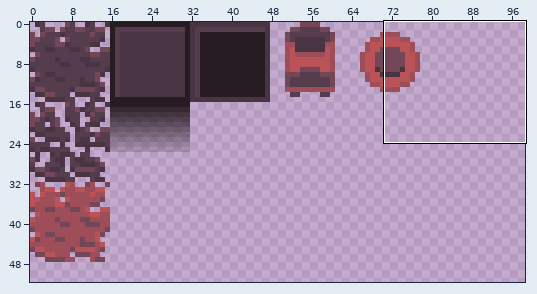
Two versions of one sprite sheet, DontLetGo/Content/Textures/Tiles.png. The picture above shows the old version from afar; the outline marks the close-up.
Close-up. As it was:
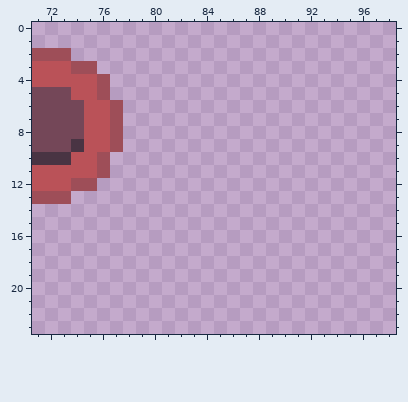
The file is 128x128 pixels. Pixels under 10% opacity are left out. Shown: x 71..98, y 0..23. The wide view leaves out empty margins.
Now the later version:
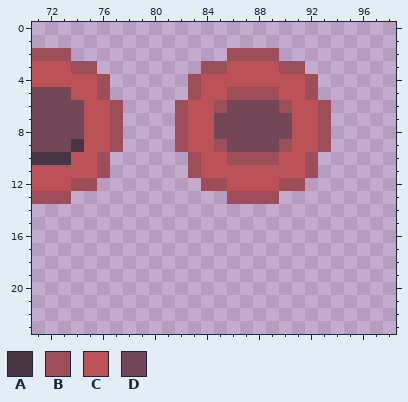
Palette (. is transparent): A #493443  B #9e4e58  C #ba5258  D #744758
Diff:
Changed rows in their new state; - is an unchanged pixel.
first column x 82:
 2 ----BBBB----
 3 --BBCCCCBB--
 4 -BCCCCCCCCB-
 5 -BCCBBBBCCB-
 6 BCCBDDDDBCCB
 7 BCCDDDDDDCCB
 8 BCCDDDDDDCCB
 9 BCCBDDDDBCCB
10 -BCCBBBBCCB-
11 -BCCCCCCCCB-
12 --BBCCCCBB--
13 ----BBBB----
Where, in picture pixels (left, top, right, bottom), the same in both close-ups:
added: (175, 48, 331, 204)
